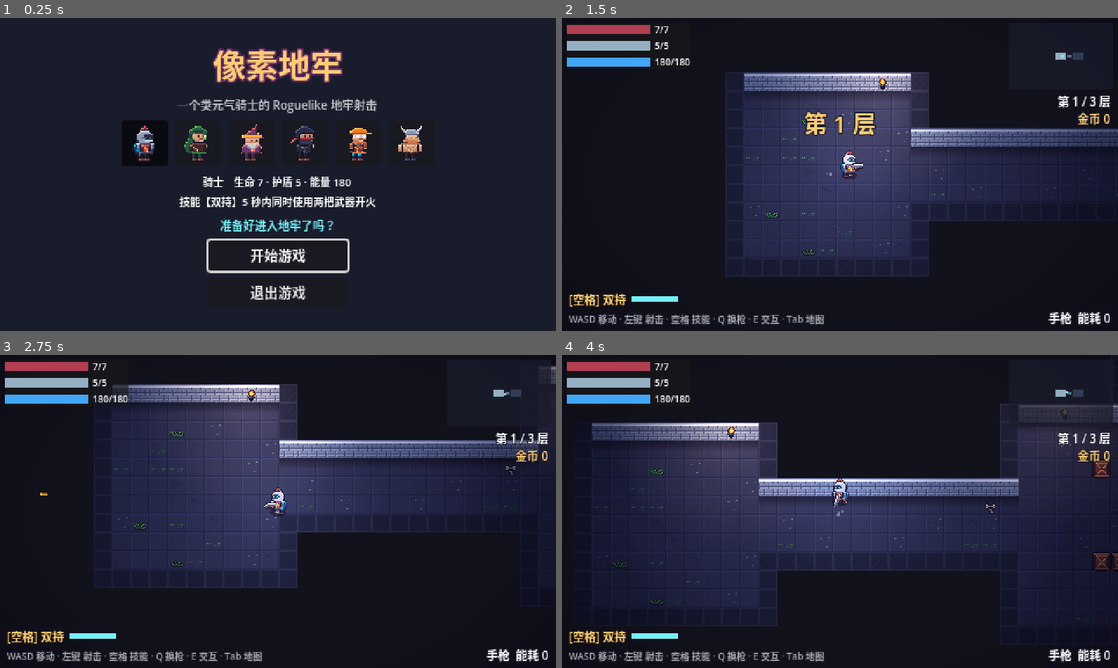
Above: before the commit, frames 1-4 (two rows, left to right).
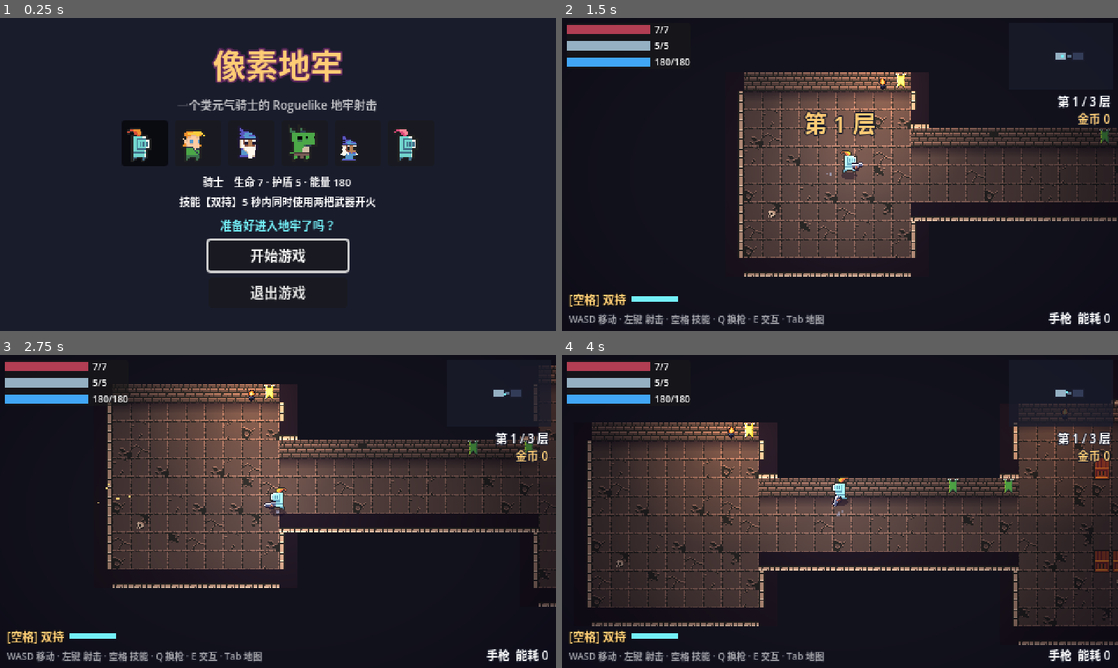
Above: after the commit, the same moments.

Repository: brondon1/game
Game: Godot game, scene res://ui/main_menu.tscn
The game is run twice, just before and just after one commit, with the same random seed, the same clock (stepped at 60 frames per second) and the same inputs.
Inputs (mouse positions are in pixels of both pictures, inside the frame that each line leads up to):
- Up to frame 1 (0.25 s): no input
- Up to frame 2 (1.5 s): click "开始游戏" at 0.5 s; move the mouse to (962, 158) at 1.27 s; hold D (move_right) from 1.28 s (still down); hold E (interact) from 1.28 s (still down)
- Up to frame 3 (2.75 s): move the mouse to (166, 527) at 2.02 s; release D (move_right) at 2.03 s; release E (interact) at 2.03 s; hold S (move_down) from 2.03 s (still down); click (166, 527) at 2.1 s
- Up to frame 4 (4 s): move the mouse to (895, 442) at 2.77 s; release S (move_down) at 2.78 s; hold D (move_right) 2.78-3.53 s; hold Q (switch_weapon) 2.78-3.53 s; move the mouse to (812, 574) at 3.52 s; hold W (move_up) from 3.53 s (still down); tap E (interact) at 3.6 s

The runs differ from the first frame. In frame 1, 2.0% of the frame differs, in the area x 22-76%, y 34-46%; in frame 2, 28%; in frame 3, 32%; in frame 4, 39%, in the area x 4-100%, y 14-93%.

Commit message:
换用 0x72 DungeonTileset II 像素素材，修复子弹穿墙
画风：
- 引入 0x72 的 16x16 DungeonTileset II（v1.3，CC0），附原始图集、坐标清单和许可说明
- 角色、敌人、近战武器、宝箱、木箱、药水、金币、地刺门、地牢瓦片全部换成素材包的美术，
  角色和敌人使用 4 帧待机 + 4 帧跑动的逐帧动画
- 墙体按位置区分砖墙正面（带旗帜、破洞变化）、墙顶、侧墙；地板 8 种花纹
- 工程师改名为女巫（技能“奥术炮塔”），与新外观匹配
- 环境光改成暖色调，与砖墙的颜色协调

修复：
- 子弹场景设了 monitorable = false，导致子弹检测不到瓦片墙和木箱，会穿墙飞出房间；
  冒烟测试新增子弹撞墙检查

Diff:
--- a/characters/character_data.gd
+++ b/characters/character_data.gd
@@ -1,9 +1,9 @@
 class_name CharacterData
 extends Resource
 ## 可选角色：外观、初始属性、初始武器和技能。新增角色：新建一个 CharacterData 资源并加到 GameState.characters。
-## texture 是横向排列的动画帧：前 2 帧待机（呼吸），后 4 帧走路，每帧都是正方形。
+## texture 是横向排列的动画帧：前 4 帧待机，后 4 帧跑动（和 0x72 素材包的排列一致）。
 
-const IDLE_FRAMES := 2
+const IDLE_FRAMES := 4
 const WALK_FRAMES := 4
 
 @export var display_name := "角色"
@@ -15,16 +15,13 @@
 @export var starting_weapon: WeaponData
 ## 技能场景：根节点挂一个继承 Skill 的脚本
 @export var skill_scene: PackedScene
-
-
-## 动画一共几帧（按正方形帧计算，兼容只有一帧的旧贴图）
-func frame_count() -> int:
-	return maxi(1, texture.get_width() / texture.get_height())
+## 贴图横向一共几帧（只有一帧的贴图填 1）
+@export var hframes := 8
 
 
 ## 菜单里用的头像：动画的第一帧
 func icon() -> Texture2D:
 	var atlas := AtlasTexture.new()
 	atlas.atlas = texture
-	atlas.region = Rect2(0, 0, texture.get_height(), texture.get_height())
+	atlas.region = Rect2(0, 0, texture.get_width() / hframes, texture.get_height())
 	return atlas
--- a/characters/engineer.tres
+++ b/characters/engineer.tres
@@ -7,7 +7,7 @@
 
 [resource]
 script = ExtResource("1_script")
-display_name = "工程师"
+display_name = "女巫"
 texture = ExtResource("2_tex")
 max_hp = 6
 max_shield = 5
--- a/dungeon/door.gd
+++ b/dungeon/door.gd
@@ -1,11 +1,17 @@
 class_name Door
 extends StaticBody2D
 ## 房间门：战斗时关上（挡住玩家和子弹），清完怪后打开。
+
+const VERTICAL_TEXTURE := preload("res://assets/sprites/door_v.png")
 
 @onready var sprite: Sprite2D = $Sprite2D
 
 
 func _ready() -> void:
+	if absf(rotation) > 0.1:
+		# 竖着的门：碰撞体跟着节点旋转，贴图换成竖版（地刺不能躺着画）
+		sprite.rotation = -rotation
+		sprite.texture = VERTICAL_TEXTURE
 	sprite.hide()
 	collision_layer = 0
 
@@ -16,7 +22,7 @@
 	if closed:
 		sprite.show()
 		sprite.scale = Vector2(1, 0)
-		create_tween().tween_property(sprite, "scale", Vector2.ONE, 0.15)
+		create_tween().tween_property(sprite, "scale", Vector2.ONE, 0.15) # 地刺从地里升起来
 	else:
 		var tween := create_tween()
 		tween.tween_property(sprite, "scale", Vector2(1, 0), 0.15)
--- a/dungeon/dungeon.gd
+++ b/dungeon/dungeon.gd
@@ -4,20 +4,26 @@
 const TILE_SIZE := 16
 ## 每个房间格子占多少瓦片（房间本身 + 走廊的空间）
 const CELL_TILES := Vector2i(26, 20)
-# tiles.png 里各种瓦片的位置：第一行是地板（4 种花纹 + 墙下阴影），第二行是墙（墙顶 + 2 种墙面）
-const FLOOR_TILES: Array[Vector2i] = [Vector2i(0, 0), Vector2i(1, 0), Vector2i(2, 0), Vector2i(3, 0)]
-const FLOOR_WEIGHTS: Array[float] = [12.0, 1.0, 1.0, 1.5]
-const FLOOR_SHADOW_TILE := Vector2i(4, 0)
-const WALL_TOP_TILE := Vector2i(0, 1)
-const WALL_FACE_TILES: Array[Vector2i] = [Vector2i(1, 1), Vector2i(2, 1)]
+# tiles.png 里各种瓦片的位置（贴图来自 0x72 素材包）：
+# 第一行：8 种地板 + 墙根阴影；第二行：墙面（普通 / 4 色旗帜 / 2 种破洞）、墙顶、左侧墙、右侧墙、虚空
+const FLOOR_TILES: Array[Vector2i] = [
+	Vector2i(0, 0), Vector2i(1, 0), Vector2i(2, 0), Vector2i(3, 0),
+	Vector2i(4, 0), Vector2i(5, 0), Vector2i(6, 0), Vector2i(7, 0),
+]
+const FLOOR_WEIGHTS: Array[float] = [40.0, 3.0, 3.0, 3.0, 2.0, 2.0, 2.0, 2.0]
+const FLOOR_SHADOW_TILE := Vector2i(8, 0)
+const WALL_FACE_TILES: Array[Vector2i] = [
+	Vector2i(0, 1), Vector2i(1, 1), Vector2i(2, 1), Vector2i(3, 1),
+	Vector2i(4, 1), Vector2i(5, 1), Vector2i(6, 1),
+]
+const WALL_FACE_WEIGHTS: Array[float] = [40.0, 1.0, 1.0, 1.0, 1.0, 1.5, 1.5]
+const WALL_TOP_TILE := Vector2i(7, 1)
+const WALL_SIDE_LEFT_TILE := Vector2i(8, 1)
+const WALL_SIDE_RIGHT_TILE := Vector2i(9, 1)
+const VOID_TILE := Vector2i(10, 1)
 ## 地面装饰（不挡路），出现的概率
-const DECOR_TEXTURES: Array[Texture2D] = [
-	preload("res://assets/sprites/decor_bones.png"),
-	preload("res://assets/sprites/decor_skull.png"),
-	preload("res://assets/sprites/decor_grass.png"),
-	preload("res://assets/sprites/decor_rubble.png"),
-]
-const DECOR_CHANCE := 0.035
+const DECOR_TEXTURES: Array[Texture2D] = [preload("res://assets/sprites/decor_skull.png")]
+const DECOR_CHANCE := 0.012
 ## 房间上方的墙面上每隔几格放一个火把
 const TORCH_SPACING := 5
 const BATTLE_ROOM_SIZES: Array[Vector2i] = [Vector2i(13, 11), Vector2i(15, 11), Vector2i(15, 13), Vector2i(17, 13)]
@@ -26,13 +32,24 @@
 const PORTAL_SCENE := preload("res://dungeon/portal.tscn")
 const CRATE_SCENE := preload("res://props/crate.tscn")
 const TORCH_SCENE := preload("res://props/torch.tscn")
-## 铺瓦片：下方是地板的墙画成“墙面”（砖墙正面），其余画成“墙顶”，形成 2.5D 的纵深感；
+## 铺瓦片，形成 2.5D 的纵深感：
+## - 下方是地板的墙 → 砖墙正面（偶尔有旗帜、破洞）
+## - 上方是地板、或者下方是砖墙正面的墙 → 墙顶
+## - 左右挨着地板的墙 → 侧墙；其余 → 虚空
 ## 墙面正下方的地板用带阴影的瓦片，其余地板随机选花纹。
 func _paint_tiles(floor_cells: Dictionary, wall_cells: Dictionary) -> void:
 	var rng := RandomNumberGenerator.new()
 	for c: Vector2i in wall_cells:
-		var is_face := floor_cells.has(c + Vector2i.DOWN)
-		tile_map.set_cell(c, 0, WALL_FACE_TILES[rng.randi() % WALL_FACE_TILES.size()] if is_face else WALL_TOP_TILE)
+		var tile := VOID_TILE
+		if floor_cells.has(c + Vector2i.DOWN):
+			tile = WALL_FACE_TILES[rng.rand_weighted(WALL_FACE_WEIGHTS)]
+		elif floor_cells.has(c + Vector2i.UP) or floor_cells.has(c + Vector2i(0, 2)):
+			tile = WALL_TOP_TILE
+		elif floor_cells.has(c + Vector2i.RIGHT):
+			tile = WALL_SIDE_LEFT_TILE
+		elif floor_cells.has(c + Vector2i.LEFT):
+			tile = WALL_SIDE_RIGHT_TILE
+		tile_map.set_cell(c, 0, tile)
 	for c: Vector2i in floor_cells:
 		if wall_cells.has(c + Vector2i.UP):
 			tile_map.set_cell(c, 0, FLOOR_SHADOW_TILE)
--- a/dungeon/dungeon.tscn
+++ b/dungeon/dungeon.tscn
@@ -20,7 +20,7 @@
 [node name="Decor" type="Node2D" parent="."]
 
 [node name="Ambient" type="CanvasModulate" parent="."]
-color = Color(0.58, 0.58, 0.72, 1)
+color = Color(0.7, 0.66, 0.68, 1)
 
 [node name="Rooms" type="Node2D" parent="."]
 
--- a/dungeon/tileset.tres
+++ b/dungeon/tileset.tres
@@ -9,12 +9,32 @@
 2:0/0 = 0
 3:0/0 = 0
 4:0/0 = 0
+5:0/0 = 0
+6:0/0 = 0
+7:0/0 = 0
+8:0/0 = 0
 0:1/0 = 0
 0:1/0/physics_layer_0/polygon_0/points = PackedVector2Array(-8, -8, 8, -8, 8, 8, -8, 8)
 1:1/0 = 0
 1:1/0/physics_layer_0/polygon_0/points = PackedVector2Array(-8, -8, 8, -8, 8, 8, -8, 8)
 2:1/0 = 0
 2:1/0/physics_layer_0/polygon_0/points = PackedVector2Array(-8, -8, 8, -8, 8, 8, -8, 8)
+3:1/0 = 0
+3:1/0/physics_layer_0/polygon_0/points = PackedVector2Array(-8, -8, 8, -8, 8, 8, -8, 8)
+4:1/0 = 0
+4:1/0/physics_layer_0/polygon_0/points = PackedVector2Array(-8, -8, 8, -8, 8, 8, -8, 8)
+5:1/0 = 0
+5:1/0/physics_layer_0/polygon_0/points = PackedVector2Array(-8, -8, 8, -8, 8, 8, -8, 8)
+6:1/0 = 0
+6:1/0/physics_layer_0/polygon_0/points = PackedVector2Array(-8, -8, 8, -8, 8, 8, -8, 8)
+7:1/0 = 0
+7:1/0/physics_layer_0/polygon_0/points = PackedVector2Array(-8, -8, 8, -8, 8, 8, -8, 8)
+8:1/0 = 0
+8:1/0/physics_layer_0/polygon_0/points = PackedVector2Array(-8, -8, 8, -8, 8, 8, -8, 8)
+9:1/0 = 0
+9:1/0/physics_layer_0/polygon_0/points = PackedVector2Array(-8, -8, 8, -8, 8, 8, -8, 8)
+10:1/0 = 0
+10:1/0/physics_layer_0/polygon_0/points = PackedVector2Array(-8, -8, 8, -8, 8, 8, -8, 8)
 
 [resource]
 physics_layer_0/collision_layer = 1
--- a/enemies/bat.gd
+++ b/enemies/bat.gd
@@ -1,5 +1,5 @@
 extends Enemy
-## 蝙蝠：飞得快、血少，扇着翅膀走 S 形路线扑向玩家。
+## 蝙蝠（小恶魔）：飞得快、血少，走 S 形路线扑向玩家。
 
 var _t := 0.0
 
@@ -7,6 +7,7 @@
 func _ready() -> void:
 	super()
 	_t = randf() * TAU
+	_sprite_base_y -= 6.0 # 飞在半空中
 
 
 func _think(delta: float) -> Vector2:
@@ -14,7 +15,7 @@
 	return chase_direction().rotated(sin(_t * 4.0) * 0.8)
 
 
-## 飞行动画：两帧扇翅膀，身体上下飘，不做走路的挤压。
-func _animate(_delta: float, _move_dir: Vector2) -> void:
-	sprite.frame = int(_t * 12.0) % 2
+## 逐帧动画之外，身体再上下飘一飘。
+func _animate(delta: float, move_dir: Vector2) -> void:
+	super(delta, move_dir)
 	sprite.position.y = _sprite_base_y + sin(_t * 6.0) * 1.5
--- a/enemies/bat.tscn
+++ b/enemies/bat.tscn
@@ -29,7 +29,7 @@
 material = SubResource("ShaderMaterial_flash")
 position = Vector2(0, -12)
 texture = ExtResource("2_tex")
-hframes = 2
+hframes = 8
 
 [node name="CollisionShape2D" type="CollisionShape2D" parent="."]
 position = Vector2(0, -3)
--- a/enemies/bomber.tscn
+++ b/enemies/bomber.tscn
@@ -27,6 +27,7 @@
 material = SubResource("ShaderMaterial_flash")
 position = Vector2(0, -6)
 texture = ExtResource("2_tex")
+hframes = 8
 
 
 [node name="CollisionShape2D" type="CollisionShape2D" parent="."]
--- a/enemies/boss.tscn
+++ b/enemies/boss.tscn
@@ -32,6 +32,7 @@
 material = SubResource("ShaderMaterial_flash")
 position = Vector2(0, -14)
 texture = ExtResource("2_tex")
+hframes = 8
 
 [node name="CollisionShape2D" type="CollisionShape2D" parent="."]
 position = Vector2(0, -8)
--- a/enemies/charger.tscn
+++ b/enemies/charger.tscn
@@ -29,6 +29,7 @@
 material = SubResource("ShaderMaterial_flash")
 position = Vector2(0, -6)
 texture = ExtResource("2_tex")
+hframes = 8
 
 
 [node name="CollisionShape2D" type="CollisionShape2D" parent="."]
--- a/enemies/enemy.gd
+++ b/enemies/enemy.gd
@@ -39,6 +39,7 @@
 var _nav: NavigationAgent2D
 var _repath_timer := 0.0
 var _walk_time := 0.0
+var _anim_time := 0.0
 var _slow_time := 0.0
 var _sprite_base_y := 0.0
 var _sprite_base_scale := Vector2.ONE
@@ -51,6 +52,9 @@
 	max_hp = roundi(max_hp * hp_multiplier)
 	hp = max_hp
 	player = get_tree().get_first_node_in_group("player") as Player
+	if sprite.hframes > 1:
+		# 动画条：让脚踩在节点原点上
+		sprite.position.y = -sprite.texture.get_height() / 2.0 * sprite.scale.y + 1.0
 	_sprite_base_y = sprite.position.y
 	_sprite_base_scale = sprite.scale
 	BlobShadow.add_to(self, shadow_scale)
@@ -95,8 +99,14 @@
 	_try_contact_damage()
 
 
-## 移动时一颠一颠、挤压拉伸，看起来更有弹性。
+## 有 8 帧动画条（4 帧待机 + 4 帧跑动）时逐帧播放；只有一张图时用挤压拉伸代替。
 func _animate(delta: float, move_dir: Vector2) -> void:
+	_anim_time += delta
+	if sprite.hframes >= 8:
+		var moving := move_dir.length() > 0.1
+		sprite.frame = (4 if moving else 0) + int(_anim_time * (10.0 if moving else 7.0)) % 4
+		sprite.scale = _sprite_base_scale
+		return
 	if move_dir.length() > 0.1:
 		_walk_time += delta * 12.0
 		var s := sin(_walk_time)
--- a/enemies/gunner.tscn
+++ b/enemies/gunner.tscn
@@ -27,6 +27,7 @@
 material = SubResource("ShaderMaterial_flash")
 position = Vector2(0, -6)
 texture = ExtResource("2_tex")
+hframes = 8
 
 [node name="CollisionShape2D" type="CollisionShape2D" parent="."]
 position = Vector2(0, -3)
--- a/enemies/mini_slime.tscn
+++ b/enemies/mini_slime.tscn
@@ -1,7 +1,7 @@
 [gd_scene format=3]
 
 [ext_resource type="Script" path="res://enemies/enemy.gd" id="1_script"]
-[ext_resource type="Texture2D" path="res://assets/sprites/big_slime.png" id="2_tex"]
+[ext_resource type="Texture2D" path="res://assets/sprites/tiny_zombie.png" id="2_tex"]
 [ext_resource type="Shader" path="res://common/flash.gdshader" id="3_shader"]
 
 [sub_resource type="ShaderMaterial" id="ShaderMaterial_flash"]
@@ -31,7 +31,7 @@
 material = SubResource("ShaderMaterial_flash")
 position = Vector2(0, -5)
 texture = ExtResource("2_tex")
-scale = Vector2(0.55, 0.55)
+hframes = 8
 
 [node name="CollisionShape2D" type="CollisionShape2D" parent="."]
 position = Vector2(0, -2)
--- a/enemies/slime.tscn
+++ b/enemies/slime.tscn
@@ -26,6 +26,7 @@
 material = SubResource("ShaderMaterial_flash")
 position = Vector2(0, -6)
 texture = ExtResource("2_tex")
+hframes = 8
 
 [node name="CollisionShape2D" type="CollisionShape2D" parent="."]
 position = Vector2(0, -3)
--- a/enemies/spiker.tscn
+++ b/enemies/spiker.tscn
@@ -28,6 +28,7 @@
 material = SubResource("ShaderMaterial_flash")
 position = Vector2(0, -6)
 texture = ExtResource("2_tex")
+hframes = 8
 
 
 [node name="CollisionShape2D" type="CollisionShape2D" parent="."]
--- a/enemies/splitter.tscn
+++ b/enemies/splitter.tscn
@@ -29,6 +29,7 @@
 material = SubResource("ShaderMaterial_flash")
 position = Vector2(0, -8)
 texture = ExtResource("2_tex")
+hframes = 8
 
 
 [node name="CollisionShape2D" type="CollisionShape2D" parent="."]
--- a/enemies/summoner.tscn
+++ b/enemies/summoner.tscn
@@ -28,6 +28,7 @@
 material = SubResource("ShaderMaterial_flash")
 position = Vector2(0, -6)
 texture = ExtResource("2_tex")
+hframes = 8
 
 
 [node name="CollisionShape2D" type="CollisionShape2D" parent="."]
--- a/player/player.gd
+++ b/player/player.gd
@@ -39,7 +39,9 @@
 	add_to_group("player")
 	var character := GameState.character
 	sprite.texture = character.texture
-	sprite.hframes = character.frame_count()
+	sprite.hframes = character.hframes
+	# 让脚踩在节点原点上：不同角色的贴图高度不一样
+	sprite.position.y = -character.texture.get_height() / 2.0 + 1.0
 	_sprite_base_y = sprite.position.y
 	BlobShadow.add_to(self)
 	base_speed = character.speed
@@ -68,7 +70,7 @@
 	_update_timers(delta)
 
 
-## 逐帧动画：站着时播放 2 帧呼吸，走路时播放 4 帧迈腿，并扬起一点灰尘。
+## 逐帧动画：站着时播放 4 帧待机，跑动时播放 4 帧跑步，并扬起一点灰尘。
 ## 只有一帧的贴图（比如自己换的素材）退回到代码颠动。
 func _animate(delta: float) -> void:
 	if _dash_time > 0.0:
@@ -79,7 +81,7 @@
 		if moving:
 			sprite.frame = CharacterData.IDLE_FRAMES + int(_anim_time * 10.0) % CharacterData.WALK_FRAMES
 		else:
-			sprite.frame = int(_anim_time * 2.0) % CharacterData.IDLE_FRAMES
+			sprite.frame = int(_anim_time * 6.0) % CharacterData.IDLE_FRAMES
 	elif moving:
 		sprite.position.y = _sprite_base_y - absf(sin(_anim_time * 14.0)) * 1.5
 	else:
--- a/skills/deploy_turret.gd
+++ b/skills/deploy_turret.gd
@@ -1,5 +1,5 @@
 extends Skill
-## 工程师技能【部署炮台】：在脚下放一座会自动射击的炮台，持续一段时间。
+## 女巫技能【奥术炮塔】：在脚下召唤一座会自动射击的炮塔，持续一段时间。
 
 const TURRET_SCENE := preload("res://skills/turret.tscn")
 
--- a/skills/deploy_turret.tscn
+++ b/skills/deploy_turret.tscn
@@ -6,6 +6,6 @@
 [node name="DeployTurret" type="Node"]
 script = ExtResource("1_script")
 sound = ExtResource("2_sound")
-display_name = "部署炮台"
-description = "放下一座自动射击的炮台，持续 8 秒"
+display_name = "奥术炮塔"
+description = "召唤一座自动射击的奥术炮塔，持续 8 秒"
 cooldown = 12.0
--- a/skills/turret.gd
+++ b/skills/turret.gd
@@ -1,6 +1,6 @@
 class_name Turret
 extends Node2D
-## 工程师的炮台：自动瞄准视线内最近的敌人开火，时间到了闪烁后消失。
+## 女巫召唤的奥术炮塔：自动瞄准视线内最近的敌人开火，时间到了闪烁后消失。
 
 const BULLET_SCENE := preload("res://weapons/bullet.tscn")
 
@@ -16,6 +16,7 @@
 
 func _ready() -> void:
 	BlobShadow.add_to(self, 1.1)
+	sprite.self_modulate = Color(1.0, 0.75, 1.35) # 染成紫色，配合女巫的奥术主题
 	sprite.scale = Vector2(0.2, 0.2)
 	create_tween().tween_property(sprite, "scale", Vector2.ONE, 0.25).set_trans(Tween.TRANS_BACK).set_ease(Tween.EASE_OUT)
 
--- a/weapons/bullet.tscn
+++ b/weapons/bullet.tscn
@@ -10,7 +10,6 @@
 [node name="Bullet" type="Area2D"]
 collision_layer = 8
 collision_mask = 5
-monitorable = false
 script = ExtResource("1_script")
 
 [node name="Sprite2D" type="Sprite2D" parent="."]
--- a/weapons/weapon.gd
+++ b/weapons/weapon.gd
@@ -140,4 +140,6 @@
 		_swing_tween.kill()
 	rotation = 0.0
 	sprite.texture = data.texture if data else null
+	if data:
+		sprite.offset = Vector2(-2, -data.texture.get_height() / 2.0) # 握把在贴图左侧中间
 	muzzle.position = data.muzzle_offset if data else Vector2.ZERO
Binary file added: assets/0x72/0x72_DungeonTilesetII_v1.3.png
Not shown, changed: assets/0x72/0x72_DungeonTilesetII_v1.3.png.import
Not shown, added: assets/0x72/tiles_list_v1.3.txt
Binary file changed: assets/sprites/assassin.png
Binary file changed: assets/sprites/bat.png
Binary file changed: assets/sprites/berserker.png
Binary file changed: assets/sprites/big_slime.png
Binary file changed: assets/sprites/boar.png
Binary file changed: assets/sprites/bomber.png
Binary file changed: assets/sprites/boss.png
Binary file changed: assets/sprites/chest_closed.png
Binary file changed: assets/sprites/chest_gold_closed.png
(and 31 more such lines)
